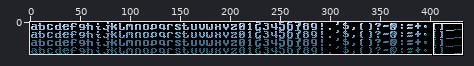
One commit to this sprite sheet: outline_intro/res/childwrite_8x8.png. The picture above shows the old version from afar; the outline marks the close-up.
Close-up. Before the edit:
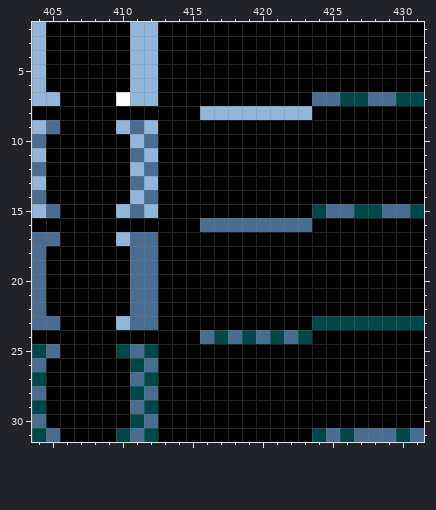
The file is 432x32 pixels. Shown: x 404..431, y 2..31.
Now the later version:
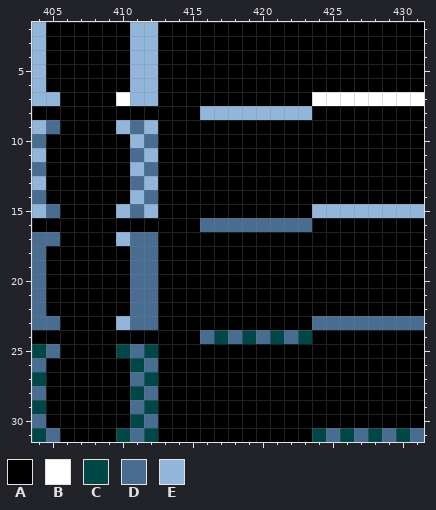
Palette (. is transparent): A #000000  B #ffffff  C #004848  D #486d91  E #91b6da
Edits made:
y 7: x 424..431 DDCCDDCC -> BBBBBBBB
y 15: x 424..431 CDDCCDDC -> EEEEEEEE
y 23: x 424..431 CCCCCCCC -> DDDDDDDD
y 31: x 428 D -> C
Pixel boxes of the changes (left, top, right, bottom) in both close-ups:
changed: (312, 92, 424, 106)
changed: (312, 204, 424, 218)
changed: (312, 316, 424, 330)
changed: (368, 428, 382, 442)
